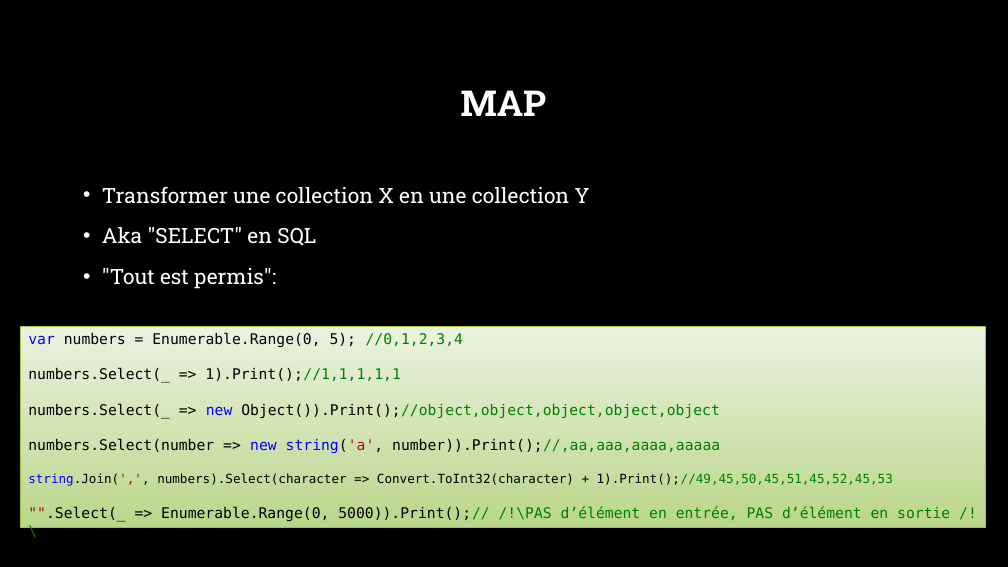
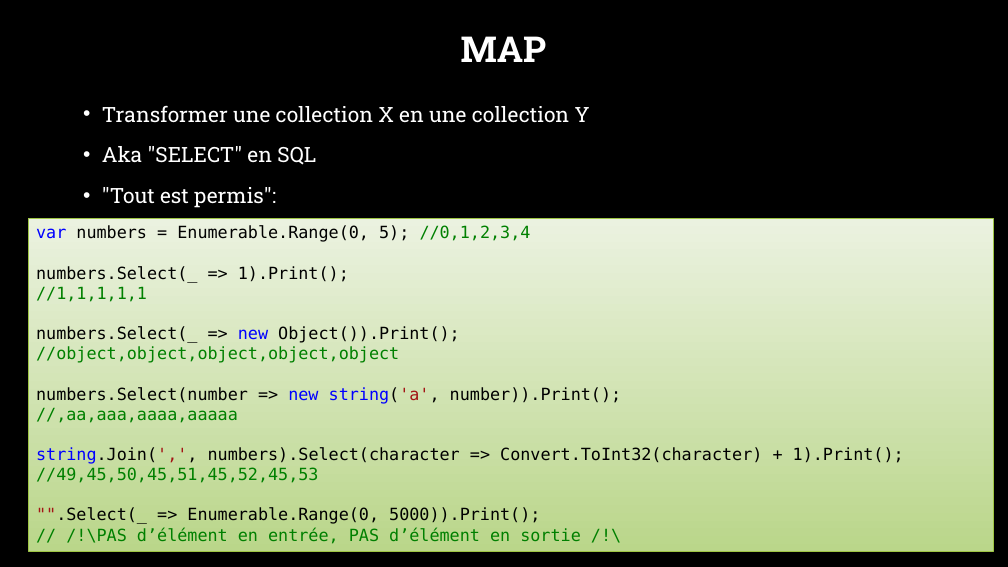
Before and after one commit to po77qxd/323-Programmation_fonctionnelle, a slide deck: slide 2 of supports/source/03-Map.pptx. Drawn at 1008x567 pixels with LibreOffice and Linux fonts; fonts in the diff are those of the drawing; background and template pictures are left out. Boxes give left, top, right and bottom in pixels: in the first picture for what was removed or moved away, otherwise in the second. Text is boxed around its words. In the diff, an @@ line names an element or a change of style, - is before the commit and + after.

```diff
--- a/supports/source/03-Map.pptx
+++ b/supports/source/03-Map.pptx
@@ title "MAP": place and size @@
-title "MAP" at [461,90,547,116]
+title "MAP" at [461,36,547,62]
@@ text "Transformer une collection X en ...": place and size @@
-text "Transformer une collection X en ..." at [102,186,590,289]
+text "Transformer une collection X en ..." at [102,105,590,208]
@@ rectangle "var numbers = Enumerable.Range(0, 5); ...": place and size @@
-rectangle "var numbers = Enumerable.Range(0, 5); ..." at [21,326,986,527]
+rectangle "var numbers = Enumerable.Range(0, 5); ..." at [29,219,994,552]
@@ text in rectangle at [36,225,531,242]: size 14 to 16 pt in "var numbers = Enumerable.Range(0, 5); //0,1,2,3,4" @@
@@ text in rectangle at [36,266,904,544]: text changed; size 14 to 16 pt @@
-numbers.Select(_ => 1).Print();//1,1,1,1,1
-numbers.Select(_ => new Object()).Print();//object,object,object,object,object
-numbers.Select(number => new string('a', number)).Print();//,aa,aaa,aaaa,aaaaa
-string.Join(',', numbers).Select(character => Convert.ToInt32(character) + 1).Print();//49,45,50,45,51,45,52,45,53
-"".Select(_ => Enumerable.Range(0, 5000)).Print();// /!\PAS d’élément en entrée, PAS d’élément en sortie /!\
+numbers.Select(_ => 1).Print();
+//1,1,1,1,1
+numbers.Select(_ => new Object()).Print();
+//object,object,object,object,object
+numbers.Select(number => new string('a', number)).Print();
+//,aa,aaa,aaaa,aaaaa
+string.Join(',', numbers).Select(character => Convert.ToInt32(character) + 1).Print();
+//49,45,50,45,51,45,52,45,53
+"".Select(_ => Enumerable.Range(0, 5000)).Print();
+// /!\PAS d’élément en entrée, PAS d’élément en sortie /!\
```
Also in this commit, not shown: 1 other slide changed, 1 slide added.
